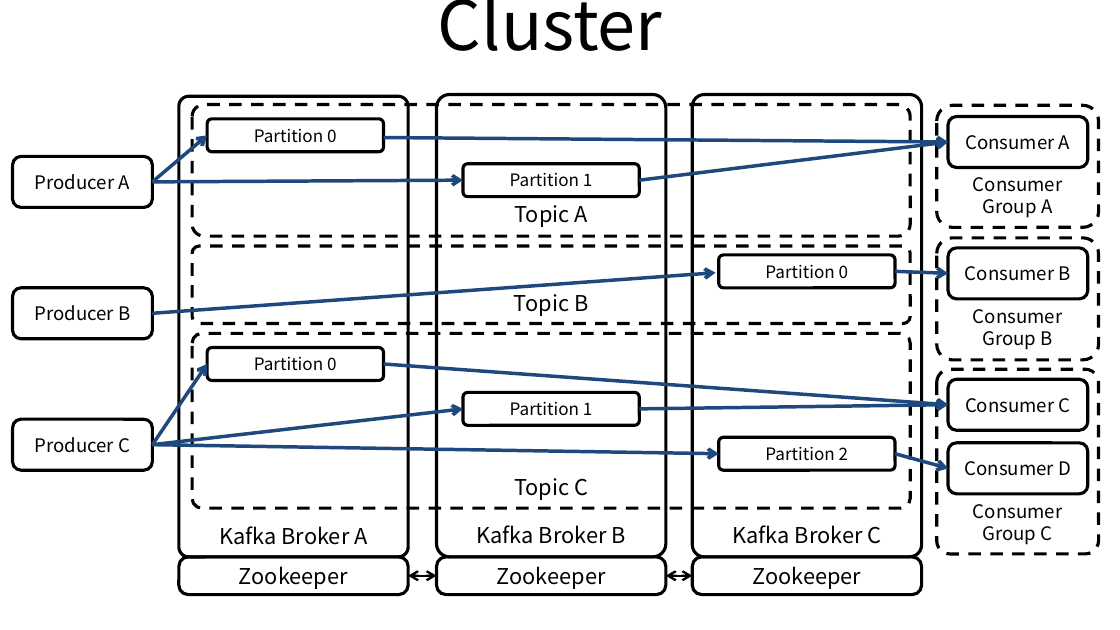
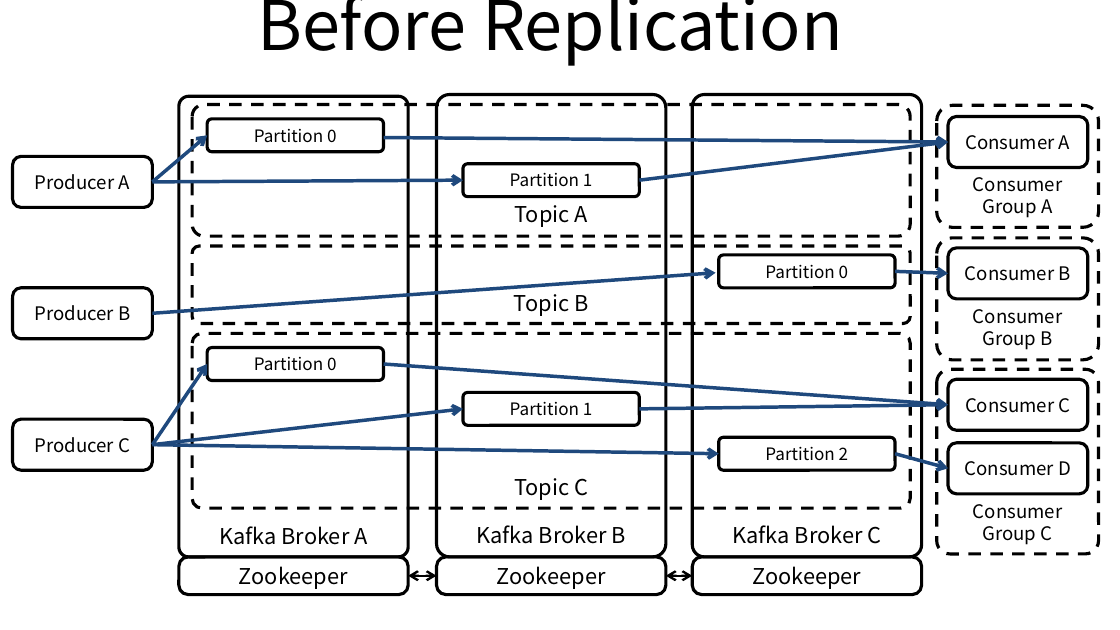
Before and after one commit to ssup2/blog-software, a slide deck: slide 1 of content/docs/theory-analysis/kafka-replication-failover/images/images.pptx. Drawn at 1120x630 pixels with LibreOffice and Linux fonts; fonts in the diff are those of the drawing. Boxes give left, top, right and bottom in pixels: in the first picture for what was removed or moved away, otherwise in the second. Text is boxed around its words. In the diff, an @@ line names an element or a change of style, - is before the commit and + after.

```diff
--- a/content/docs/theory-analysis/kafka-replication-failover/images/images.pptx
+++ b/content/docs/theory-analysis/kafka-replication-failover/images/images.pptx
@@ title at box(257, 0, 843, 66): text changed @@
-Cluster
+Before Replication
```
Also in this commit, not shown: 2 slides added, 5 other files.
